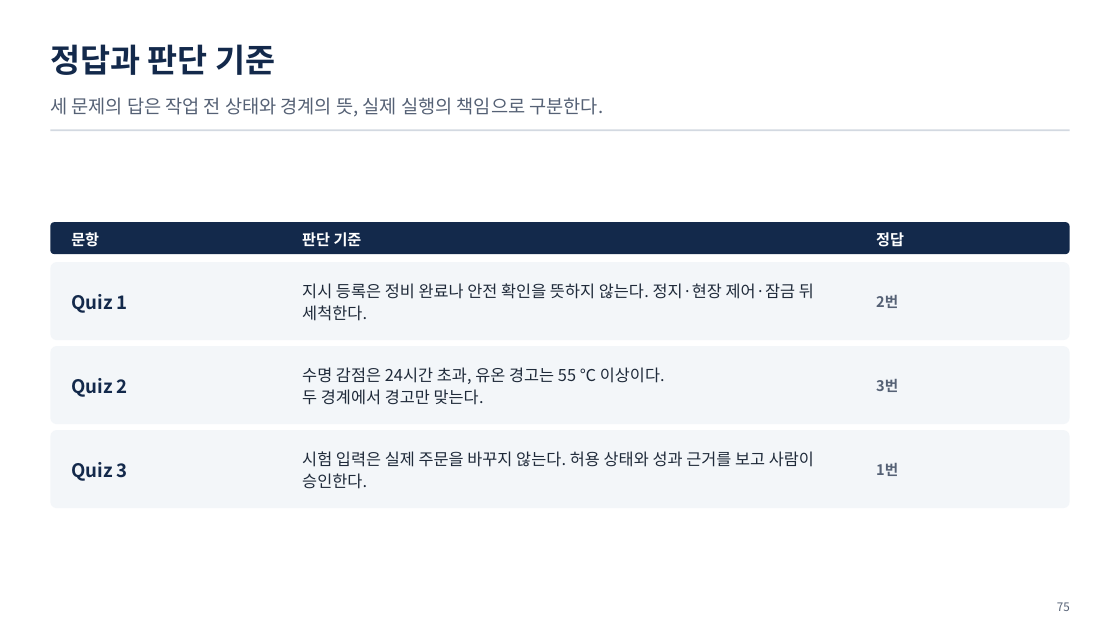
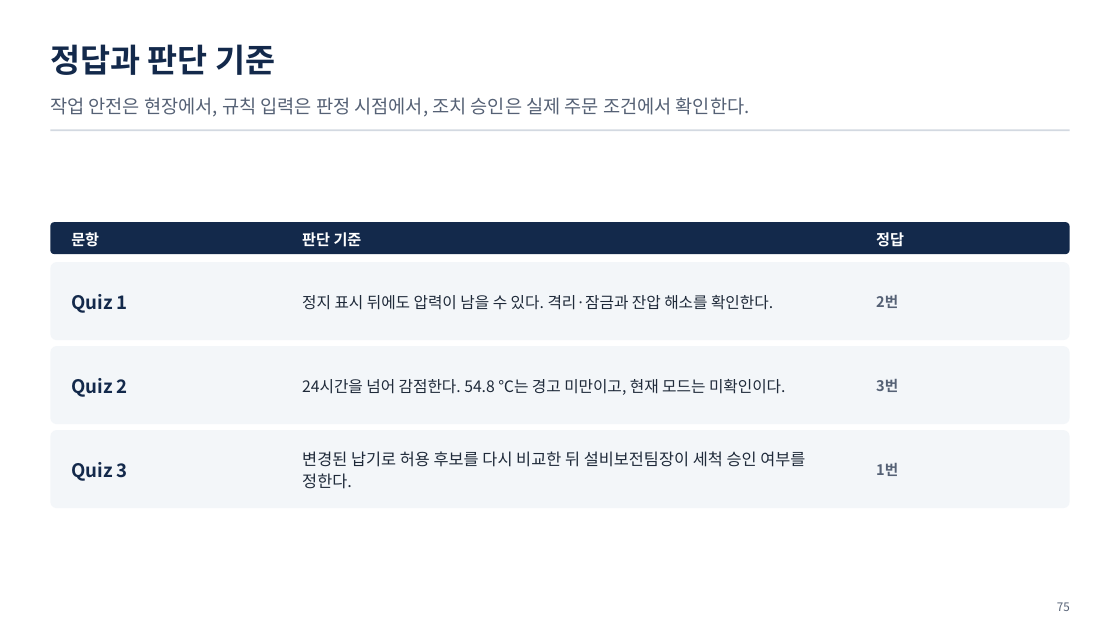
Before and after one commit to uengine-oss/hyd-iot-edu, a slide deck: slide 75 of workspace/강의제작/산출물/통합반/이론/03회차/통합반_03일차.pptx. Drawn at 1120x630 pixels with LibreOffice and Linux fonts; fonts in the diff are those of the drawing. Boxes give left, top, right and bottom in pixels: in the first picture for what was removed or moved away, otherwise in the second. Text is boxed around its words. In the diff, an @@ line names an element or a change of style, - is before the commit and + after.

Commit message:
통합반 3회차 71~75장 현장 판단 퀴즈와 세 편의 렌더·낭독 제작 입력을 확정

```diff
--- a/workspace/강의제작/산출물/통합반/이론/03회차/통합반_03일차.pptx
+++ b/workspace/강의제작/산출물/통합반/이론/03회차/통합반_03일차.pptx
@@ text at (50,97,750,117): text changed @@
-세 문제의 답은 작업 전 상태와 경계의 뜻, 실제 실행의 책임으로 구분한다.
+작업 안전은 현장에서, 규칙 입력은 판정 시점에서, 조치 승인은 실제 주문 조건에서 확인한다.
@@ text at (302,295,773,310): text changed; size 14 to 13.5 pt @@
-지시 등록은 정비 완료나 안전 확인을 뜻하지 않는다. 정지·현장 제어·잠금 뒤 세척한다.
+정지 표시 뒤에도 압력이 남을 수 있다. 격리·잠금과 잔압 해소를 확인한다.
@@ text at (302,379,786,395): text changed; size 14 to 13.5 pt @@
-수명 감점은 24시간 초과, 유온 경고는 55 ℃ 이상이다.
-두 경계에서 경고만 맞는다.
+24시간을 넘어 감점한다. 54.8 ℃는 경고 미만이고, 현재 모드는 미확인이다.
@@ text at (302,451,805,489): text changed @@
-시험 입력은 실제 주문을 바꾸지 않는다. 허용 상태와 성과 근거를 보고 사람이 승인한다.
+변경된 납기로 허용 후보를 다시 비교한 뒤 설비보전팀장이 세척 승인 여부를 정한다.
```
Also in this commit, not shown: 3 other slides changed, 20 other files.
